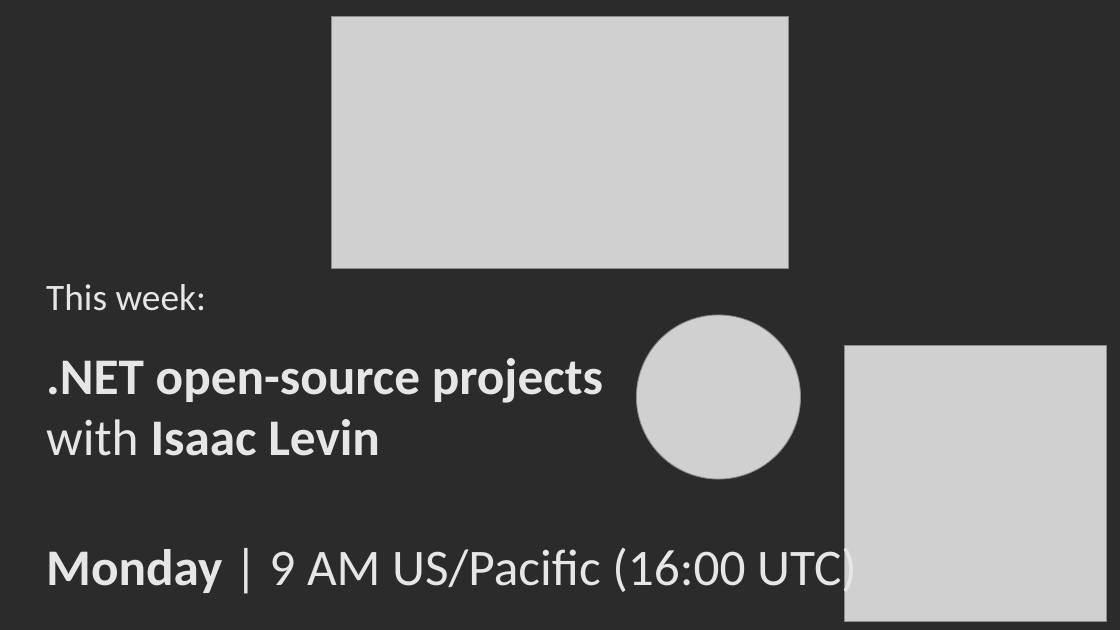
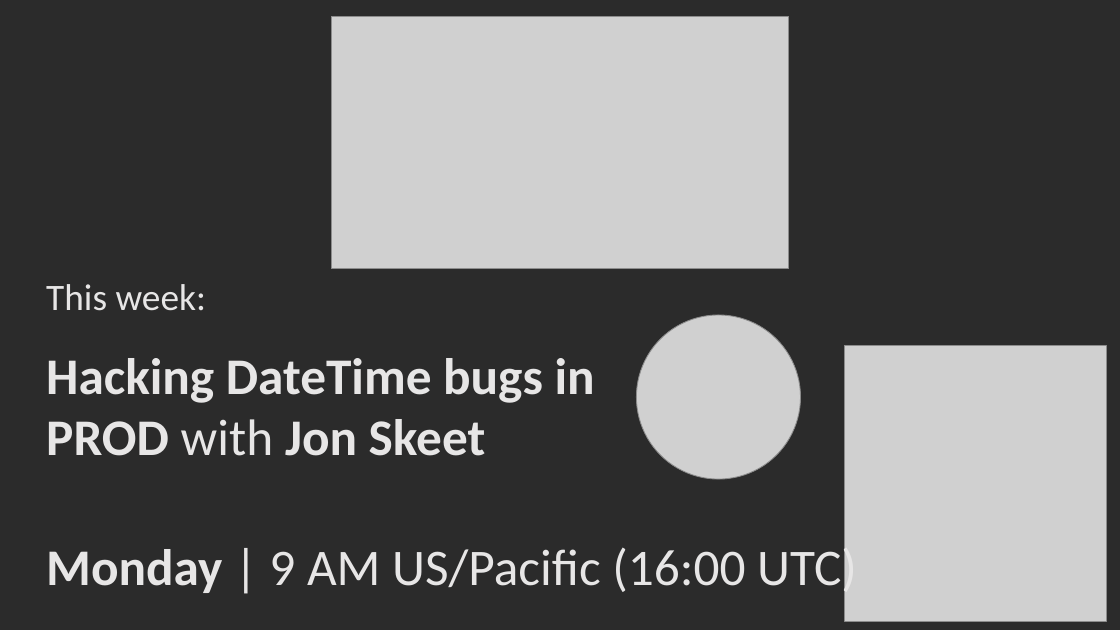
Before and after one commit to CamSoper/thedotnetdocs, a slide deck: slide 9 of media/bumpers/Bumpers.pptx. Drawn at 1120x630 pixels with LibreOffice and Linux fonts; fonts in the diff are those of the drawing; grey boxes stand for pictures; background and template pictures are left out; a plain dark background stands for a picture behind light text. Boxes give left, top, right and bottom in pixels: in the first picture for what was removed or moved away, otherwise in the second. Text is boxed around its words. In the diff, an @@ line names an element or a change of style, - is before the commit and + after.

```diff
--- a/media/bumpers/Bumpers.pptx
+++ b/media/bumpers/Bumpers.pptx
@@ text at (46,284,595,456): text changed @@
-This week:
-.NET open-source projects
-with Isaac Levin
+This week:
+Hacking DateTime bugs in PROD with Jon Skeet
```
Also in this commit, not shown: 1 other slide changed, 1 slide removed, 3 other files.
